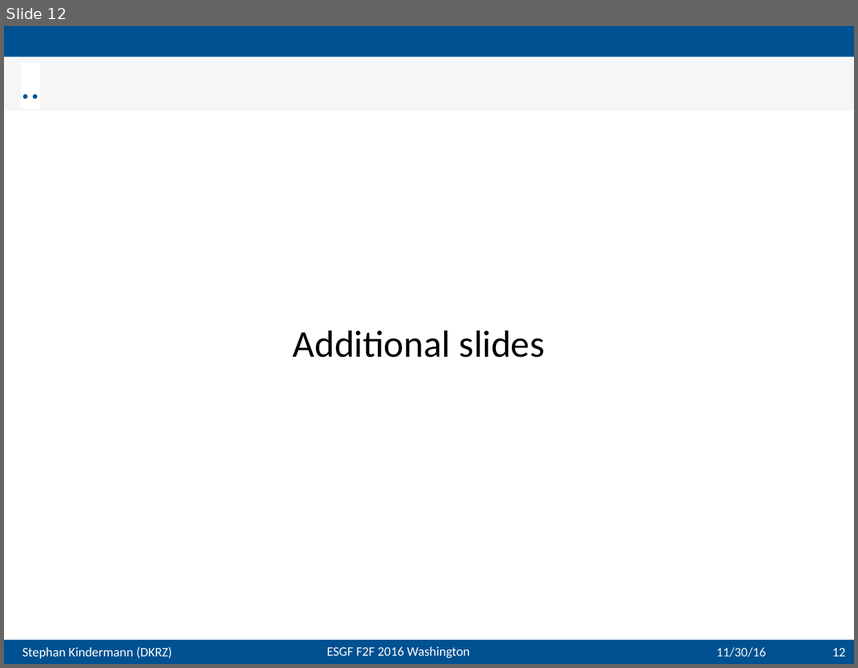
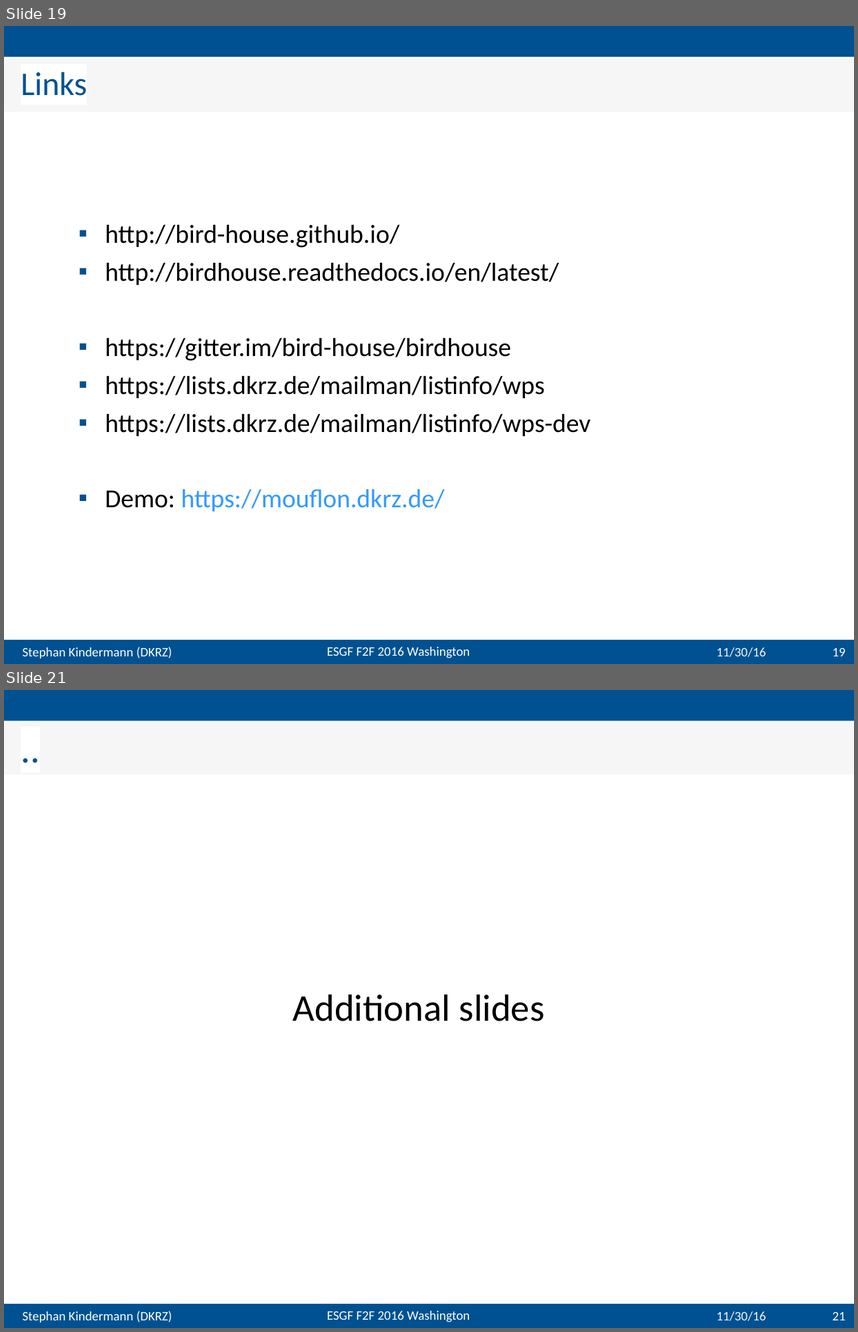
Before and after one commit to bird-house/birdhouse-docs, a slide deck: slides/birdhouse-esgf-f2f-2016/birdhouse-esgf-f2f-2016_dkrz.odp. Shown one above the other, each under a label of ours: slide 12 before the commit, slides 19 and 21 after it; the slides between them are not shown. The pictures are 858x668 and 858x1332 pixels, drawn with LibreOffice and Linux fonts; fonts in the diff are those of the drawing; background and template pictures are left out. Boxes give left, top, right and bottom in pixels: in the first picture for what was removed or moved away, otherwise in the second. Text is boxed around its words. In the diff, an @@ line names an element or a change of style, - is before the commit and + after.

```diff
--- a/slides/birdhouse-esgf-f2f-2016/birdhouse-esgf-f2f-2016_dkrz.odp
+++ b/slides/birdhouse-esgf-f2f-2016/birdhouse-esgf-f2f-2016_dkrz.odp
@@ slide 19 added at [4, 26, 854, 664], background #FFFFFF; not listed: 4 template elements that a slide beside it also shows @@
@@ title added at [4, 58, 854, 112], fill #F6F6F6, 28 pt, text #005191 @@
+Links
@@ text added at [105, 225, 590, 511], 22 pt, text #000000 @@
+  ▪ http://bird-house.github.io/
+  ▪ http://birdhouse.readthedocs.io/en/latest/
+  ▪ https://gitter.im/bird-house/birdhouse
+  ▪ https://lists.dkrz.de/mailman/listinfo/wps
+  ▪ https://lists.dkrz.de/mailman/listinfo/wps-dev
+  ▪ Demo: https://mouflon.dkrz.de/
@@ text added at [717, 647, 766, 657], 11 pt, text #F6F6F6 @@
+11/30/16
@@ page number added at [833, 647, 846, 656], 11 pt, text #FFFFFF @@
+19
@@ what was slide 12 is now slide 21 @@
@@ page number at [833, 1311, 846, 1320]: text changed @@
-12
+21
```
Also in this commit, not shown: 9 other slides added, 2 slides removed.
